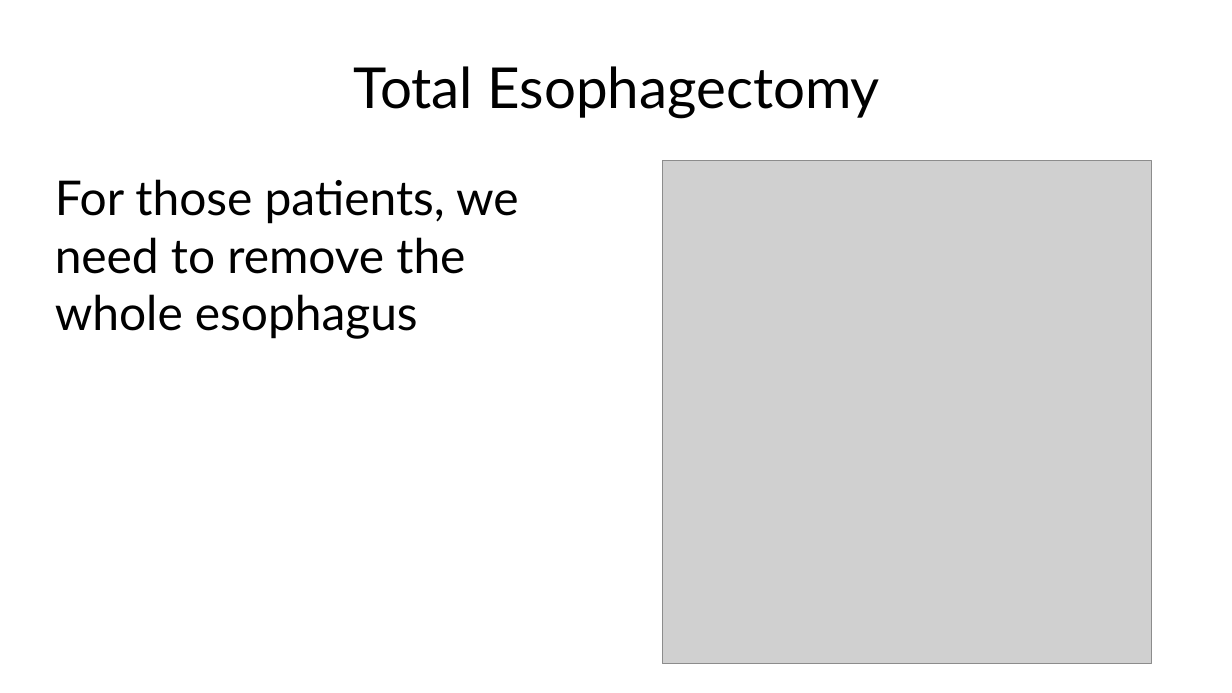
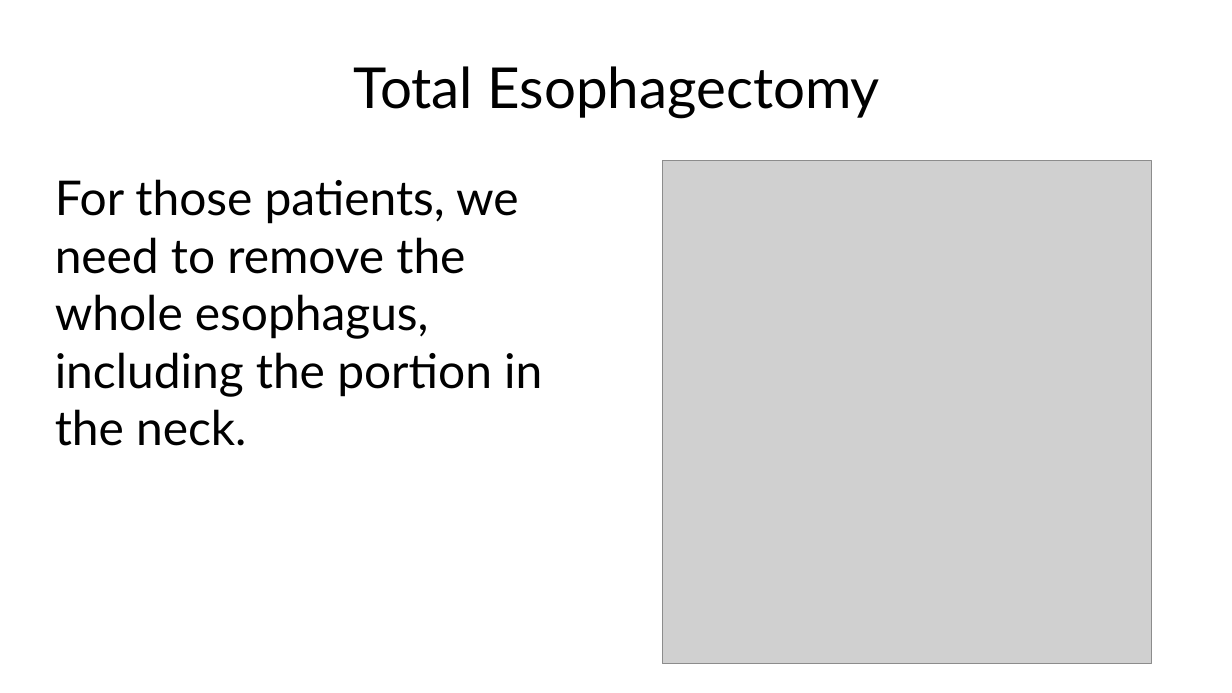
Before and after one commit to jcsalo/patient_education, a slide deck: slide 11 of lci_surgery.pptx. Drawn at 1232x693 pixels with LibreOffice and Linux fonts; fonts in the diff are those of the drawing; grey boxes stand for pictures. Boxes give left, top, right and bottom in pixels: in the first picture for what was removed or moved away, otherwise in the second. Text is boxed around its words. In the diff, an @@ line names an element or a change of style, - is before the commit and + after.

```diff
--- a/lci_surgery.pptx
+++ b/lci_surgery.pptx
@@ text at box(55, 179, 542, 446): text changed @@
-For those patients, we need to remove the whole esophagus
+For those patients, we need to remove the whole esophagus, including the portion in the neck.
```
Also in this commit, not shown: 4 other slides changed, 50 other files.
